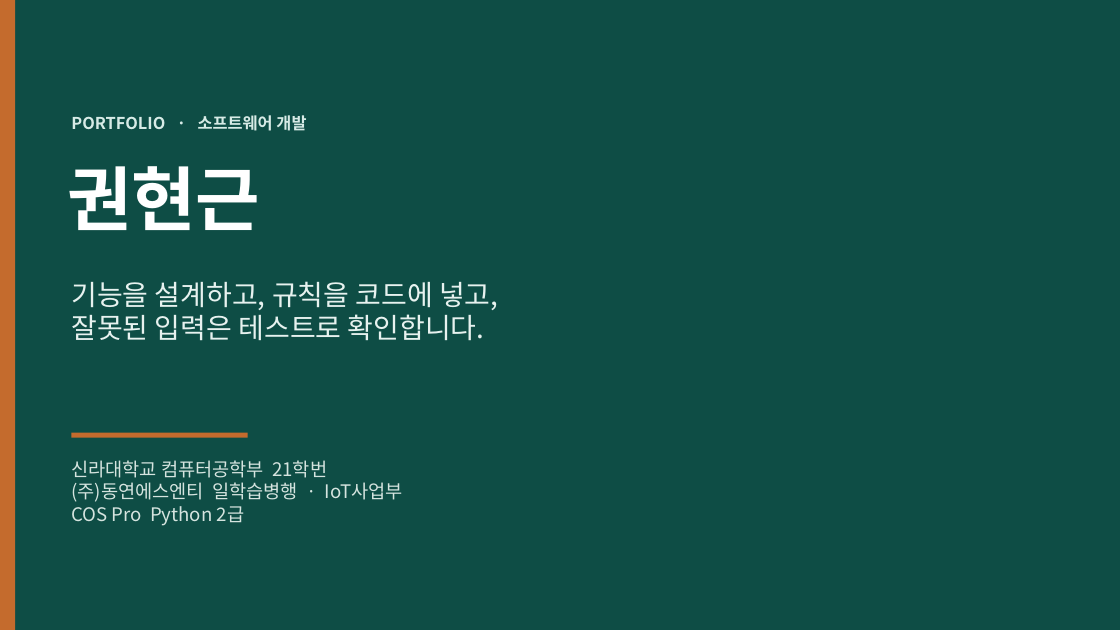
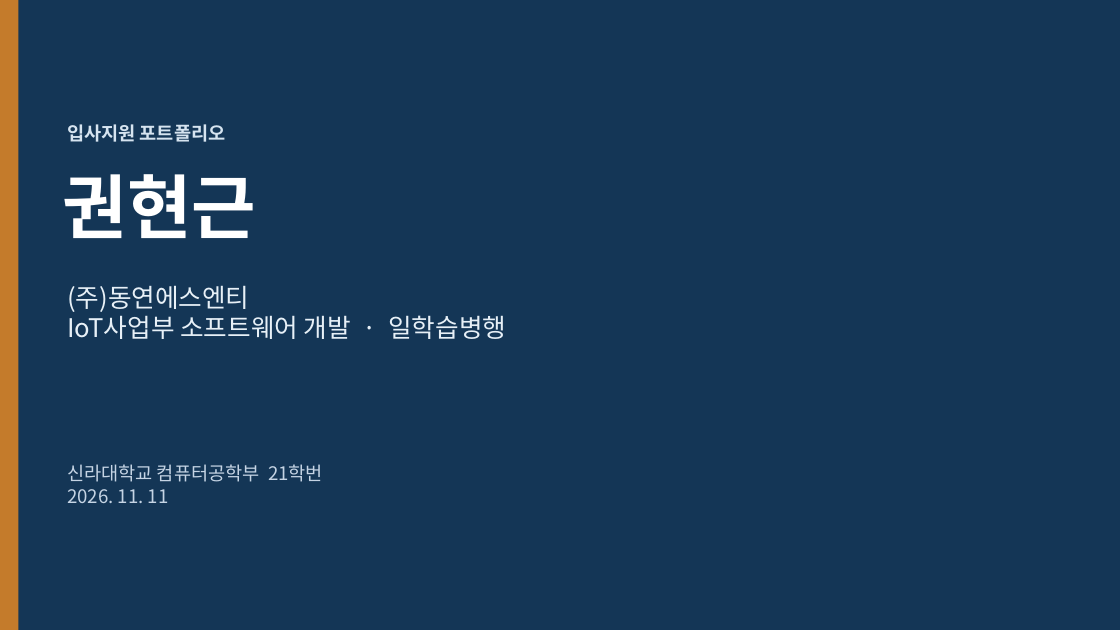
Before and after one commit to KwonYeonGeun/portfolio, a slide deck: slide 1 of 포트폴리오.pptx. Drawn at 1120x630 pixels with LibreOffice and Linux fonts; fonts in the diff are those of the drawing. Boxes give left, top, right and bottom in pixels: in the first picture for what was removed or moved away, otherwise in the second. Text is boxed around its words. In the diff, an @@ line names an element or a change of style, - is before the commit and + after.

```diff
--- a/포트폴리오.pptx
+++ b/포트폴리오.pptx
@@ background #0E4D45 to #143656 @@
@@ rectangle at (0, 0, 18, 630): fill #C46B2D to #C47B2B @@
@@ text at (67, 124, 226, 142): text changed; size 14 to 16 pt; text colour #D7EBE6 to #D6E4F0 @@
-PORTFOLIO · 소프트웨어 개발
+입사지원 포트폴리오
@@ text "권현근": place and size @@
-text "권현근" at (67, 166, 260, 230)
+text "권현근" at (63, 174, 256, 238)
@@ text at (67, 285, 506, 339): text changed; size 24 to 22 pt; text colour #E7F2EF to #E7F0F7 @@
-기능을 설계하고, 규칙을 코드에 넣고,
-잘못된 입력은 테스트로 확인합니다.
+(주)동연에스엔티
+IoT사업부 소프트웨어 개발 · 일학습병행
@@ rectangle removed at (71, 433, 248, 438) @@
@@ text at (67, 464, 323, 503): text changed; text colour #D5E4DF to #C5D4E4 @@
-신라대학교 컴퓨터공학부 21학번
-(주)동연에스엔티 일학습병행 · IoT사업부
-COS Pro Python 2급
+신라대학교 컴퓨터공학부 21학번
+2026. 11. 11
```
Also in this commit, not shown: 2 other slides changed, 2 slides added, 2 slides removed, 2 other files.
